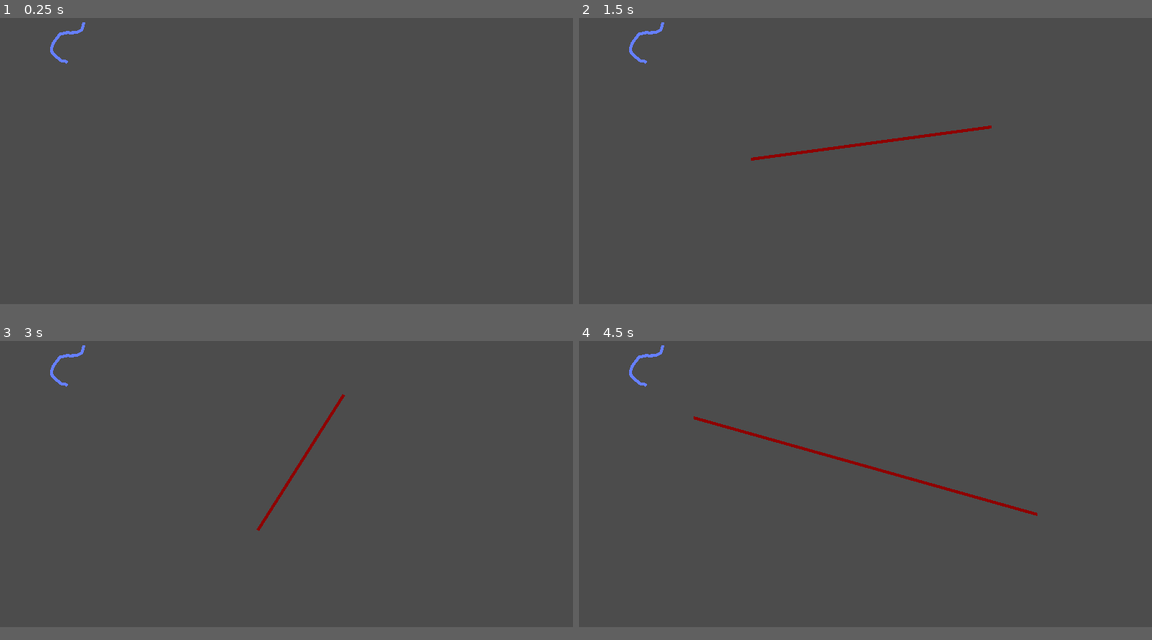
Above: before the commit, frames 1-4 (two rows, left to right).
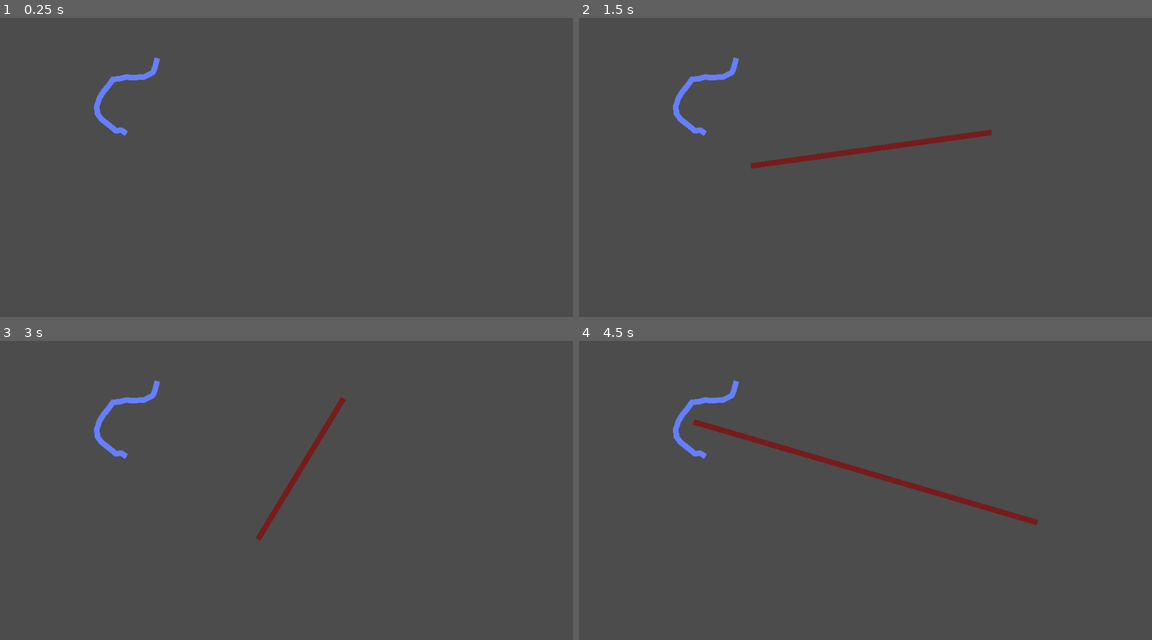
Above: after the commit, the same moments.

Repository: TylerPelaez/surgery-game
Game: Godot game, scene res://Tools/Scalpel/ScalpelGame.tscn
Two runs of this game, one before a commit and one after it. Both use one fixed random seed, a clock stepped at 60 frames per second and the inputs below. After the commit the project has no main scene; this scene is started directly in both runs.
Inputs (mouse positions are in pixels of both pictures, inside the frame that each line leads up to):
- Up to frame 1 (0.25 s): no input
- Up to frame 2 (1.5 s): tap Enter at 0.5 s; move the mouse to (991, 125) at 0.52 s; press the mouse at (991, 125) at 0.53 s; tap Space at 1.25 s; move the mouse to (750, 158) at 1.27 s; release the mouse at (750, 158) at 1.28 s; click (750, 158) at 1.35 s
- Up to frame 3 (3 s): move the mouse to (343, 394) at 2.02 s; press the mouse at (343, 394) at 2.03 s; tap Enter at 2.75 s; move the mouse to (257, 529) at 2.77 s; release the mouse at (257, 529) at 2.78 s; click (257, 529) at 2.85 s
- Up to frame 4 (4.5 s): move the mouse to (1037, 514) at 3.52 s; press the mouse at (1037, 514) at 3.53 s; tap Space at 4.25 s; move the mouse to (693, 418) at 4.27 s; release the mouse at (693, 418) at 4.28 s; click (693, 418) at 4.35 s
In our replay, the window is 800x450 before the commit and 800x468 after it. These sizes can differ from the game's own. Grey fills any space a smaller window leaves; there, only what the larger window draws over its background counts as a difference.

The runs differ from the first frame. In frame 1, 0.6% of the frame differs, in the area x 8-28%, y 1-40%; in frame 2, 1.8%; in frame 3, 1.3%; in frame 4, 2.4%, in the area x 8-81%, y 1-62%.

Commit message:
Begin implementation of bandage game, fix bug in scalpel game where letting go of mouse while fade out animation was playing would mess up subsequent incisiions

Diff:
--- /dev/null
+++ b/Tools/Bandage/Bandage.gd
@@ -0,0 +1,60 @@
+extends Line2D
+
+signal calculateBandage(start_point, end_point)
+
+# false if you want to disable the player's ability to draw
+onready var can_draw = true
+
+# Keep track of start and end points
+onready var start_point
+onready var end_point
+
+
+# Called when the node enters the scene tree for the first time.
+func _ready():
+	pass # Replace with function body.
+
+func reset():
+	self.clear_points()
+	$AnimationPlayer.play("Fade In")
+
+func enable_draw():
+	can_draw = true
+
+func times_up():
+	$Timer.stop()
+	if can_draw:
+		emit_signal("calculateBandage", self.get_points())
+	can_draw = false
+	$AnimationPlayer.play("Fade Out No Draw")
+	# TODO: SFX
+
+# Called every frame. 'delta' is the elapsed time since the previous frame.
+func _process(delta):
+	# Reset and start the timer
+	if Input.is_action_just_pressed("draw"):
+		$Timer.start(0.5)
+		start_point = get_global_mouse_position()
+		self.add_point(get_global_mouse_position())
+	# Snap bandage line to mouse
+	if Input.is_action_pressed("draw") && can_draw:
+		if self.points.size() > 1:
+			self.remove_point(1)
+			self.add_point(get_global_mouse_position())
+		else:
+			 self.add_point(get_global_mouse_position())
+	# If mouse released, signal that bandage placement should be calculated
+	if Input.is_action_just_released("draw"):
+		$Timer.stop()
+		end_point = get_global_mouse_position()
+		if self.points.size() > 0 && can_draw:
+			emit_signal("calculateBandage", start_point, end_point)
+		if $AnimationPlayer.playback_active && $AnimationPlayer.current_animation == "Fade Out No Draw":
+			can_draw = true
+		else:
+			can_draw = false
+			$AnimationPlayer.play("Fade Out")
+		# TODO: SFX
+
+func _on_Timer_timeout():
+	times_up()
--- /dev/null
+++ b/Tools/Bandage/Bandage.tscn
@@ -0,0 +1,123 @@
+[gd_scene load_steps=6 format=2]
+
+[ext_resource path="res://Tools/Bandage/Bandage.gd" type="Script" id=1]
+[ext_resource path="res://Assets/Textures/Fabric001_2K_Color.jpg" type="Texture" id=2]
+
+[sub_resource type="Animation" id=1]
+resource_name = "Fade In"
+length = 0.1
+tracks/0/type = "method"
+tracks/0/path = NodePath(".")
+tracks/0/interp = 1
+tracks/0/loop_wrap = true
+tracks/0/imported = false
+tracks/0/enabled = true
+tracks/0/keys = {
+"times": PoolRealArray( 0 ),
+"transitions": PoolRealArray( 1 ),
+"values": [ {
+"args": [  ],
+"method": "reset"
+} ]
+}
+tracks/1/type = "value"
+tracks/1/path = NodePath(".:self_modulate")
+tracks/1/interp = 1
+tracks/1/loop_wrap = true
+tracks/1/imported = false
+tracks/1/enabled = true
+tracks/1/keys = {
+"times": PoolRealArray( 0 ),
+"transitions": PoolRealArray( 1 ),
+"update": 0,
+"values": [ Color( 1, 1, 1, 1 ) ]
+}
+
+[sub_resource type="Animation" id=2]
+length = 0.5
+tracks/0/type = "method"
+tracks/0/path = NodePath(".")
+tracks/0/interp = 1
+tracks/0/loop_wrap = true
+tracks/0/imported = false
+tracks/0/enabled = true
+tracks/0/keys = {
+"times": PoolRealArray( 0.5 ),
+"transitions": PoolRealArray( 1 ),
+"values": [ {
+"args": [  ],
+"method": "reset"
+} ]
+}
+tracks/1/type = "method"
+tracks/1/path = NodePath(".")
+tracks/1/interp = 1
+tracks/1/loop_wrap = true
+tracks/1/imported = false
+tracks/1/enabled = true
+tracks/1/keys = {
+"times": PoolRealArray( 0.5 ),
+"transitions": PoolRealArray( 1 ),
+"values": [ {
+"args": [  ],
+"method": "enable_draw"
+} ]
+}
+tracks/2/type = "value"
+tracks/2/path = NodePath(".:self_modulate")
+tracks/2/interp = 1
+tracks/2/loop_wrap = true
+tracks/2/imported = false
+tracks/2/enabled = true
+tracks/2/keys = {
+"times": PoolRealArray( 0, 0.5 ),
+"transitions": PoolRealArray( 1, 1 ),
+"update": 0,
+"values": [ Color( 1, 1, 1, 1 ), Color( 1, 1, 1, 0 ) ]
+}
+
+[sub_resource type="Animation" id=3]
+resource_name = "Fade Out No Draw"
+length = 0.5
+tracks/0/type = "method"
+tracks/0/path = NodePath(".")
+tracks/0/interp = 1
+tracks/0/loop_wrap = true
+tracks/0/imported = false
+tracks/0/enabled = true
+tracks/0/keys = {
+"times": PoolRealArray( 0.5 ),
+"transitions": PoolRealArray( 1 ),
+"values": [ {
+"args": [  ],
+"method": "reset"
+} ]
+}
+tracks/1/type = "value"
+tracks/1/path = NodePath(".:self_modulate")
+tracks/1/interp = 1
+tracks/1/loop_wrap = true
+tracks/1/imported = false
+tracks/1/enabled = true
+tracks/1/keys = {
+"times": PoolRealArray( 0, 0.5 ),
+"transitions": PoolRealArray( 1, 1 ),
+"update": 0,
+"values": [ Color( 1, 1, 1, 1 ), Color( 1, 1, 1, 0 ) ]
+}
+
+[node name="Bandage" type="Line2D"]
+width = 30.0
+default_color = Color( 1, 1, 1, 1 )
+texture = ExtResource( 2 )
+texture_mode = 1
+script = ExtResource( 1 )
+
+[node name="AnimationPlayer" type="AnimationPlayer" parent="."]
+"anims/Fade In" = SubResource( 1 )
+"anims/Fade Out" = SubResource( 2 )
+"anims/Fade Out No Draw" = SubResource( 3 )
+
+[node name="Timer" type="Timer" parent="."]
+wait_time = 0.5
+[connection signal="timeout" from="Timer" to="." method="_on_Timer_timeout"]
--- /dev/null
+++ b/Tools/Bandage/BandageGame.tscn
@@ -0,0 +1,7 @@
+[gd_scene load_steps=2 format=2]
+
+[ext_resource path="res://Tools/Bandage/Bandage.tscn" type="PackedScene" id=1]
+
+[node name="Node2D" type="Node2D"]
+
+[node name="Bandage" parent="." instance=ExtResource( 1 )]
--- a/Tools/Scalpel/Incision.gd
+++ b/Tools/Scalpel/Incision.gd
@@ -22,15 +22,16 @@
 
 func times_up():
 	$Timer.stop()
+	if can_draw:
+		emit_signal("calculateDTW", self.get_points())
 	can_draw = false
-	emit_signal("calculateDTW", self.get_points())
 	$AnimationPlayer.play("Fade Out No Draw")
 	# TODO: SFX
 
 # Called every frame. 'delta' is the elapsed time since the previous frame.
 func _process(delta):
 	# Reset and start the timer
-	if Input.is_action_just_pressed("draw") && can_draw:
+	if Input.is_action_just_pressed("draw"):
 		$Timer.start(1.5)
 	# Draw incision line if mouse is held down
 	if Input.is_action_pressed("draw") && can_draw:
@@ -43,10 +44,13 @@
 	# If mouse released, signal that DTW should be calculated against current pattern
 	if Input.is_action_just_released("draw"):
 		$Timer.stop()
-		can_draw = false
-		if self.points.size() > 0:
+		if self.points.size() > 0 && can_draw:
 			emit_signal("calculateDTW", self.get_points())
-		$AnimationPlayer.play("Fade Out")
+		if $AnimationPlayer.playback_active && $AnimationPlayer.current_animation == "Fade Out No Draw":
+			can_draw = true
+		else:
+			can_draw = false
+			$AnimationPlayer.play("Fade Out")
 		# TODO: SFX
 
 
--- a/Tools/Scalpel/Incision.tscn
+++ b/Tools/Scalpel/Incision.tscn
@@ -2,7 +2,7 @@
 
 [ext_resource path="res://Tools/Scalpel/Incision.gd" type="Script" id=1]
 
-[sub_resource type="Animation" id=2]
+[sub_resource type="Animation" id=1]
 resource_name = "Fade In"
 length = 0.1
 tracks/0/type = "value"
@@ -24,7 +24,7 @@
 tracks/1/imported = false
 tracks/1/enabled = false
 tracks/1/keys = {
-"times": PoolRealArray( 0.1 ),
+"times": PoolRealArray( 0 ),
 "transitions": PoolRealArray( 1 ),
 "values": [ {
 "args": [  ],
@@ -32,8 +32,7 @@
 } ]
 }
 
-[sub_resource type="Animation" id=1]
-resource_name = "Fade Out"
+[sub_resource type="Animation" id=2]
 length = 0.5
 tracks/0/type = "value"
 tracks/0/path = NodePath(".:modulate")
@@ -42,7 +41,7 @@
 tracks/0/imported = false
 tracks/0/enabled = true
 tracks/0/keys = {
-"times": PoolRealArray( 0.2, 0.5 ),
+"times": PoolRealArray( 0, 0.5 ),
 "transitions": PoolRealArray( 1, 1 ),
 "update": 0,
 "values": [ Color( 0.74902, 0.0627451, 0.0627451, 1 ), Color( 0.74902, 0.0627451, 0.0627451, 0 ) ]
@@ -127,6 +126,6 @@
 script = ExtResource( 1 )
 
 [node name="AnimationPlayer" type="AnimationPlayer" parent="."]
-"anims/Fade In" = SubResource( 2 )
-"anims/Fade Out" = SubResource( 1 )
+"anims/Fade In" = SubResource( 1 )
+"anims/Fade Out" = SubResource( 2 )
 "anims/Fade Out No Draw" = SubResource( 3 )
--- a/Tools/Scalpel/ScalpelGame.tscn
+++ b/Tools/Scalpel/ScalpelGame.tscn
@@ -9,4 +9,5 @@
 [node name="Incision" parent="." instance=ExtResource( 1 )]
 
 [node name="Timer" type="Timer" parent="Incision"]
+wait_time = 1.5
 [connection signal="timeout" from="Incision/Timer" to="Incision" method="_on_Timer_timeout"]
--- a/project.godot
+++ b/project.godot
@@ -16,22 +16,7 @@
 [application]
 
 config/name="SurgeryGame"
-run/main_scene="res://Scenes/TylerTest.tscn"
 config/icon="res://icon.png"
-
-[autoload]
-
-Utils="*res://Utils.gd"
-AfflictionData="*res://Data/AfflictionData.gd"
-
-[display]
-
-window/size/width=1920
-window/size/height=1080
-window/size/test_width=1280
-window/size/test_height=720
-window/stretch/mode="2d"
-window/stretch/aspect="keep"
 
 [input]
 
@@ -41,11 +26,6 @@
  ]
 }
 
-[layer_names]
-
-2d_physics/layer_1="Patient"
-
 [rendering]
 
-quality/2d/use_nvidia_rect_flicker_workaround=true
 environment/default_environment="res://default_env.tres"
Not shown, added: Assets/Textures/Fabric001_2K_Color.jpg.import
Not shown, added: Assets/Textures/Fabric001_2K_Color.jpg
